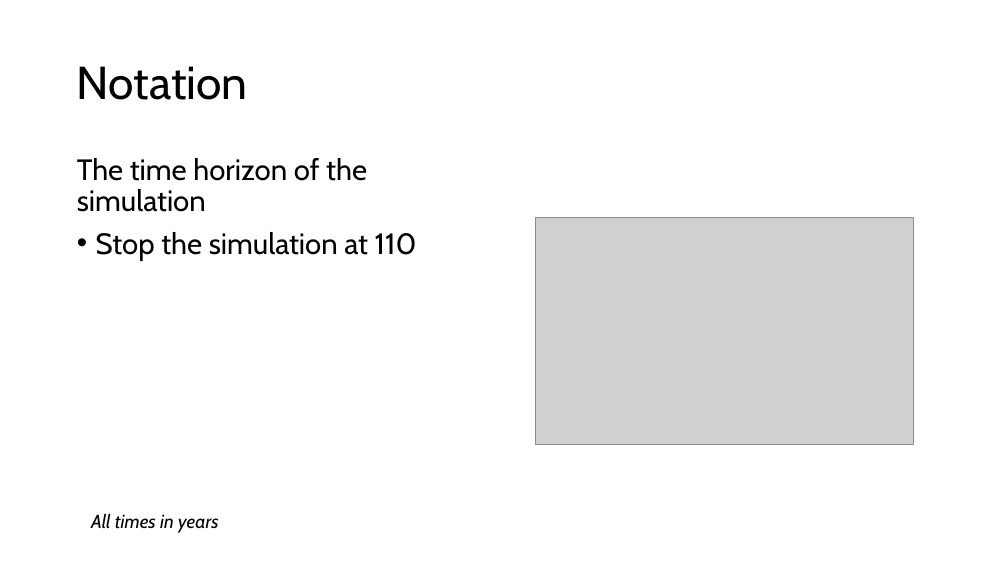
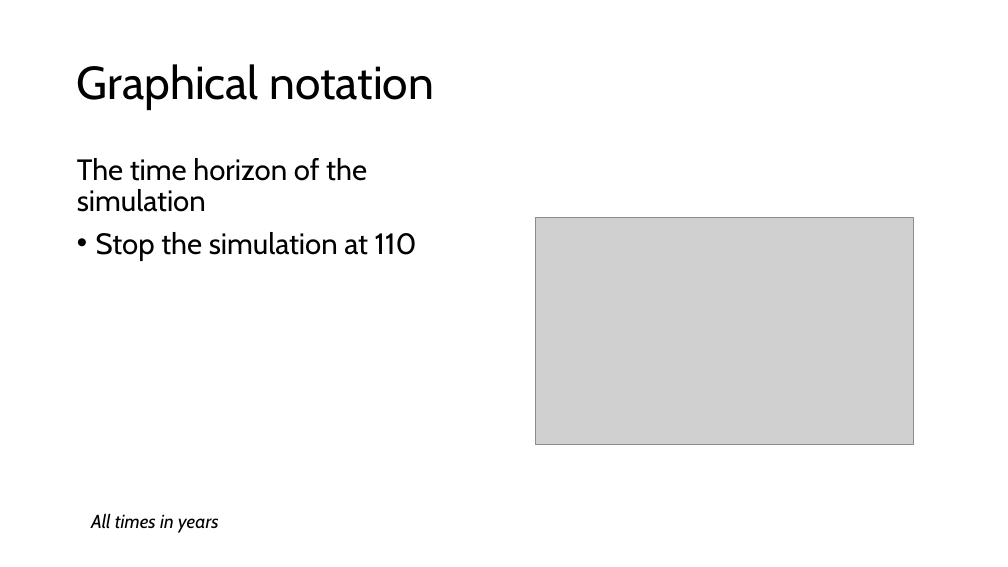
Before and after one commit to ttrikalin/des-R-course, a slide deck: slide 4 of materials/01_DES.pptx (slide 2 before the commit). Drawn at 1008x567 pixels with LibreOffice and Linux fonts; fonts in the diff are those of the drawing; grey boxes stand for pictures. Boxes give left, top, right and bottom in pixels: in the first picture for what was removed or moved away, otherwise in the second. Text is boxed around its words. In the diff, an @@ line names an element or a change of style, - is before the commit and + after.

```diff
--- a/materials/01_DES.pptx
+++ b/materials/01_DES.pptx
@@ title at [77,64,434,110]: text changed @@
-Notation
+Graphical notation
```
Also in this commit, not shown: 6 other slides changed, 11 slides added, 7 other files.
